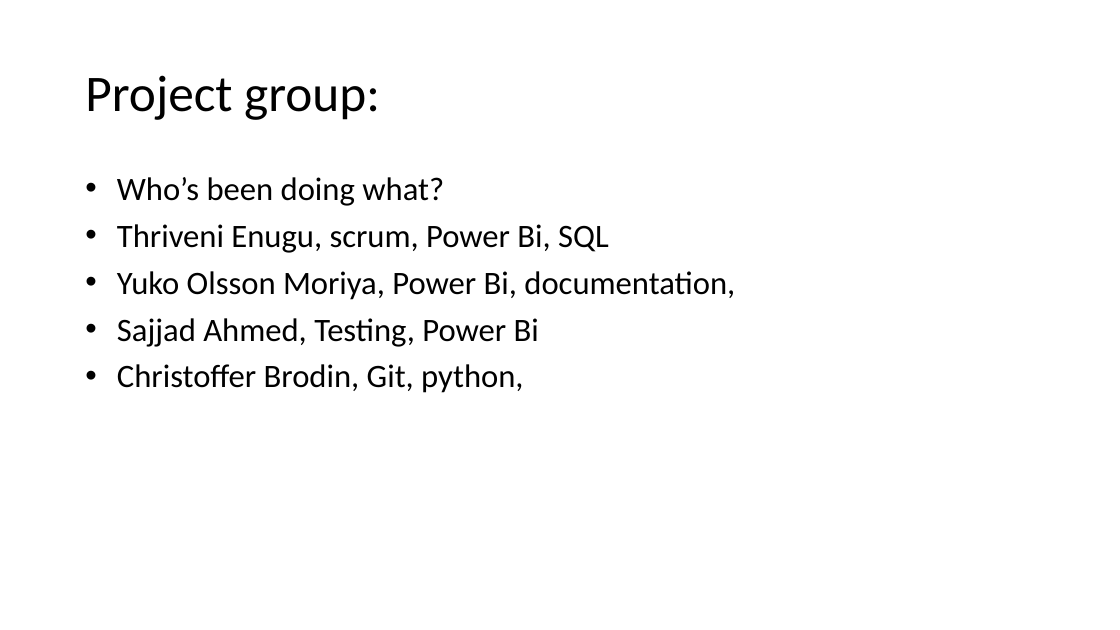
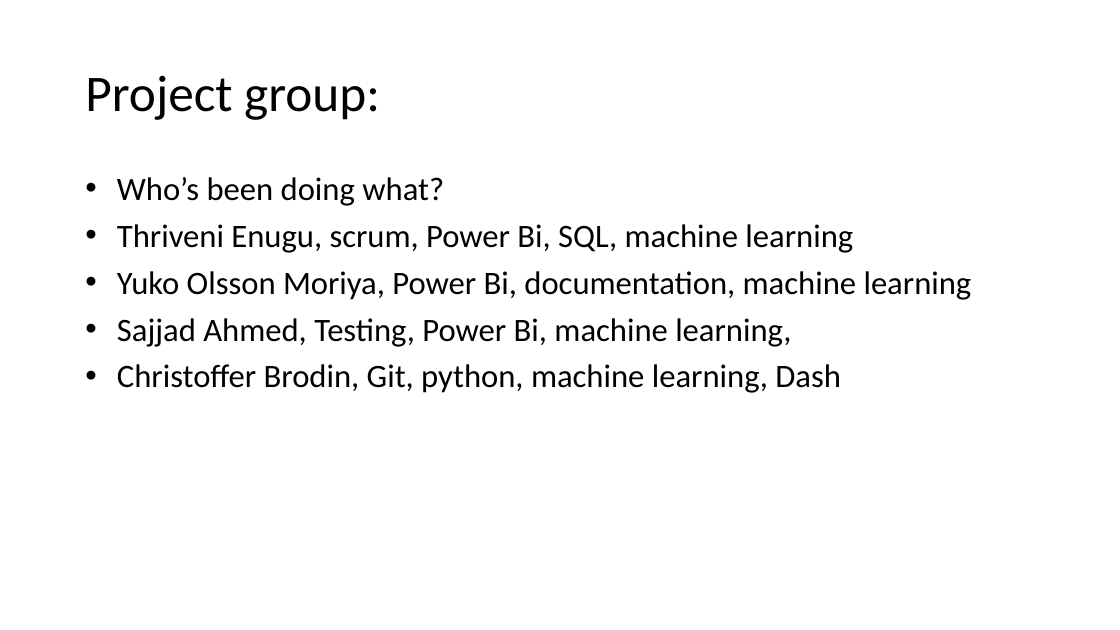
Before and after one commit to nscodechris/final_exam_aw_academy, a slide deck: slide 5 of Presentation1.pptx. Drawn at 1120x630 pixels with LibreOffice and Linux fonts; fonts in the diff are those of the drawing. Boxes give left, top, right and bottom in pixels: in the first picture for what was removed or moved away, otherwise in the second. Text is boxed around its words. In the diff, an @@ line names an element or a change of style, - is before the commit and + after.

Commit message:
presentation

```diff
--- a/Presentation1.pptx
+++ b/Presentation1.pptx
@@ text at bbox=[117, 224, 972, 393]: text changed @@
-• Thriveni Enugu, scrum, Power Bi, SQL
-• Yuko Olsson Moriya, Power Bi, documentation,
-• Sajjad Ahmed, Testing, Power Bi
-• Christoffer Brodin, Git, python,
+• Thriveni Enugu, scrum, Power Bi, SQL, machine learning
+• Yuko Olsson Moriya, Power Bi, documentation, machine learning
+• Sajjad Ahmed, Testing, Power Bi, machine learning,
+• Christoffer Brodin, Git, python, machine learning, Dash
```
Also in this commit, not shown: 4 other slides changed, 1 slide added.
